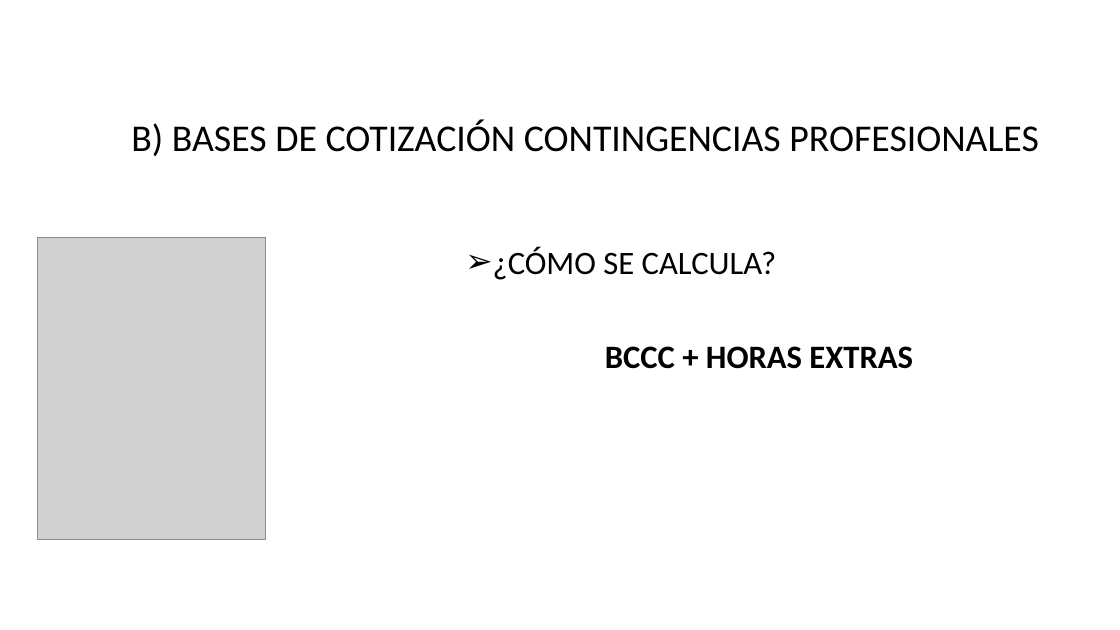
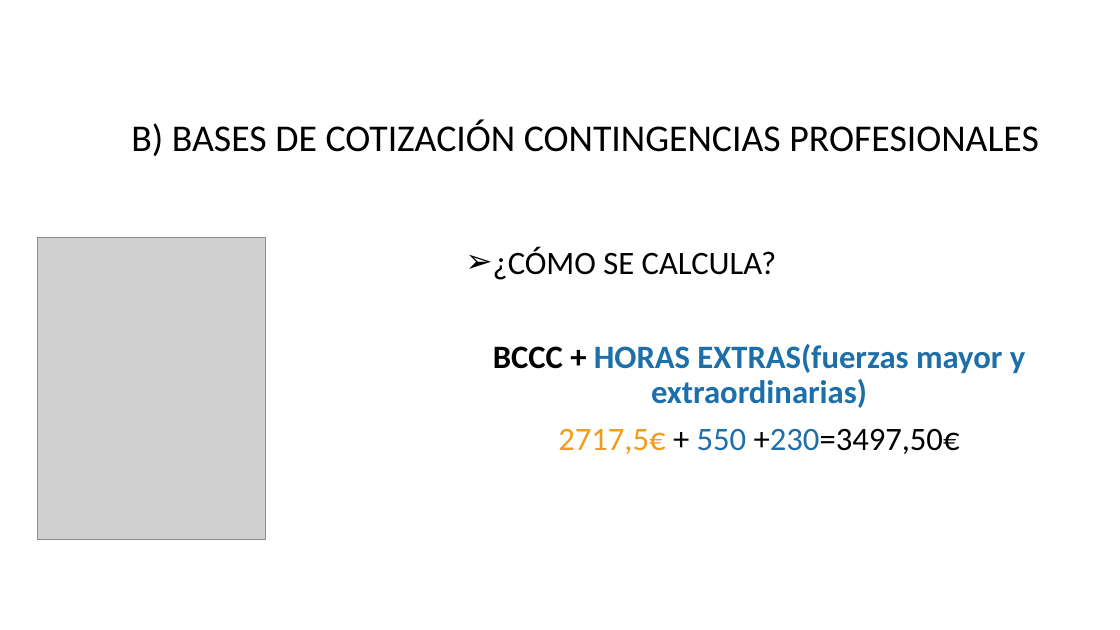
Before and after one commit to DiMaPaGa/daw1, a slide deck: slide 11 of PROGRAMACION/FOL/Tema 4 La nómina 2023.pptx (slide 9 before the commit). Drawn at 1120x630 pixels with LibreOffice and Linux fonts; fonts in the diff are those of the drawing; grey boxes stand for pictures. Boxes give left, top, right and bottom in pixels: in the first picture for what was removed or moved away, otherwise in the second. Text is boxed around its words. In the diff, an @@ line names an element or a change of style, - is before the commit and + after.

```diff
--- a/PROGRAMACION/FOL/Tema 4 La nómina 2023.pptx
+++ b/PROGRAMACION/FOL/Tema 4 La nómina 2023.pptx
@@ text at (493, 344, 1025, 454): text changed; text colour #000000 to #1D6FA9 @@
-BCCC + HORAS EXTRAS
+BCCC + HORAS EXTRAS(fuerzas mayor y extraordinarias)
+2717,5€ + 550 +230=3497,50€
```
Also in this commit, not shown: 5 other slides changed, 2 slides added, 30 other files.
